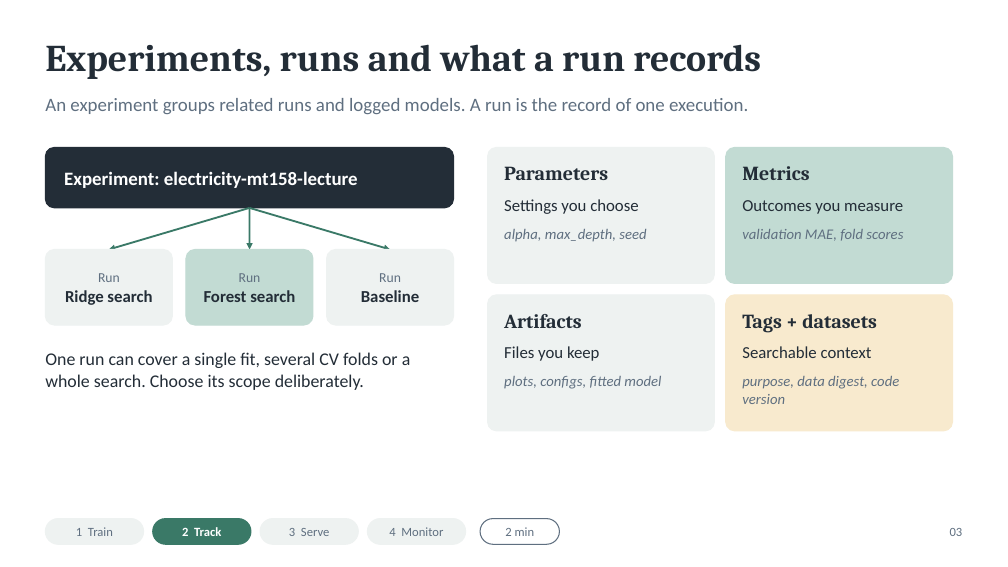
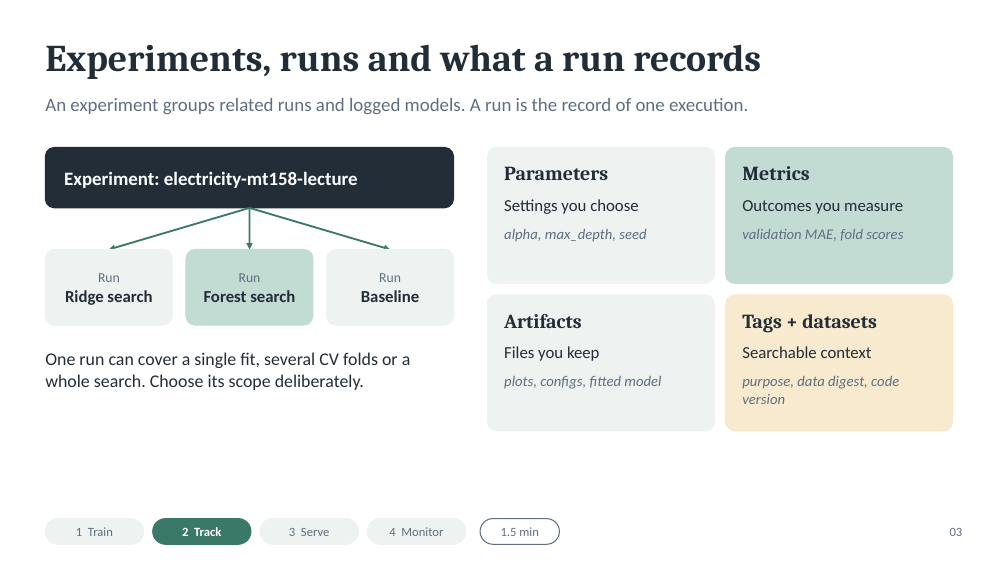
Before and after one commit to annadox/mlds2-demo, a slide deck: slide 4 of docs/presenter_2/mlds2-lecture.pptx. Drawn at 1008x567 pixels with LibreOffice and Linux fonts; fonts in the diff are those of the drawing. Boxes give left, top, right and bottom in pixels: in the first picture for what was removed or moved away, otherwise in the second. Text is boxed around its words. In the diff, an @@ line names an element or a change of style, - is before the commit and + after.

```diff
--- a/docs/presenter_2/mlds2-lecture.pptx
+++ b/docs/presenter_2/mlds2-lecture.pptx
@@ text at box(501, 527, 539, 536): text changed @@
-2 min
+1.5 min
```
Also in this commit, not shown: 10 other slides changed, 1 slide added, 44 other files.
